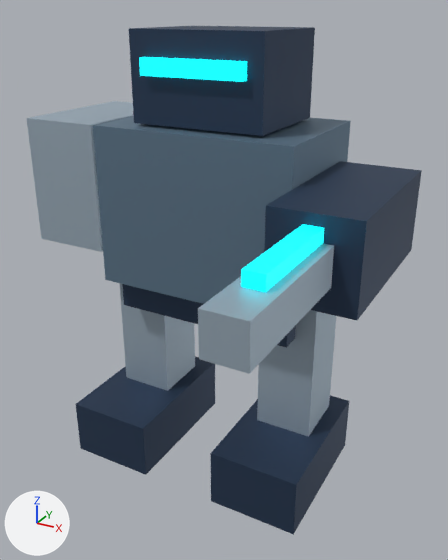
Two versions of the glTF model assets/models/sentinel_low.glb, one commit apart.
Before and after are seen from a 50 mm lens placed at (1.14, -2.08, 1.83), pointed at (0.15, -0.27, 0.92). Arrows for +X, +Y and +Z are at lower left; the lights stay in place. The older version comes first.

The first picture shows 'Accelerator barrel', 'Foot', 'Foot.001', 'Helmet', 'Leg actuator', 'Leg actuator.001', 'Pelvis', 'Shoulder shield', 'Torso', 'Visor', 'Weapon cradle', 'Weapon tracer'.
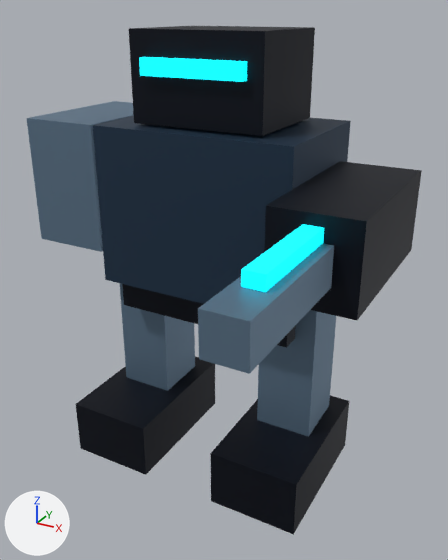
What differs and where, as boxes [x1, y1, x2, y2] in the pictures (448 x 560 px):
'Torso', recoloured (blue to dark blue): [93, 116, 351, 304] in both
'Helmet', recoloured (dark blue to black): [129, 26, 315, 136] in both
'Weapon cradle', recoloured (dark blue to black): [264, 161, 422, 320] in both
'Foot.001', recoloured (dark blue to black): [210, 395, 349, 535] in both
'Foot', recoloured (dark blue to black): [76, 356, 215, 475] in both
'Shoulder shield', recoloured (light grey to blue): [27, 101, 134, 252] in both
'Accelerator barrel', recoloured (darker): [198, 244, 334, 374] in both
'Leg actuator.001', recoloured (darker): [257, 310, 336, 437] in both
'Leg actuator', recoloured (darker): [120, 283, 195, 391] in both
'Pelvis', recoloured (dark blue to black): [122, 284, 296, 348] in both

Edits to the bpy script that builds the scene:
```text
Change mat_dark:
    mat_dark.base_color: (0.0314, 0.0588, 0.114) -> (0.00243, 0.00478, 0.0123)  # dark blue #32455f -> black #080f1d
Change mat_edge:
    mat_edge.base_color: (0.412, 0.51, 0.596) -> (0.141, 0.223, 0.314)  # light grey #acbdcb -> blue #698298
Change mat_armor:
    mat_armor.base_color: (0.149, 0.235, 0.322) -> (0.0194, 0.0452, 0.0844)  # blue #6c859a -> dark blue #263c52
```
